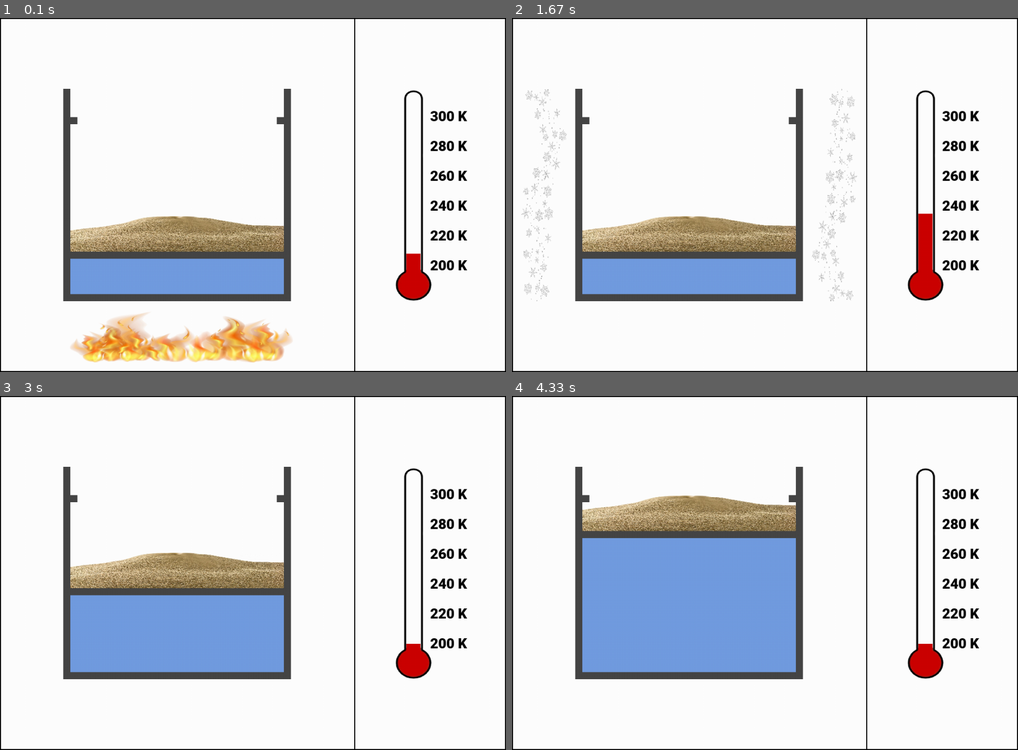
Above: before the commit, frames 1-4 (two rows, left to right).
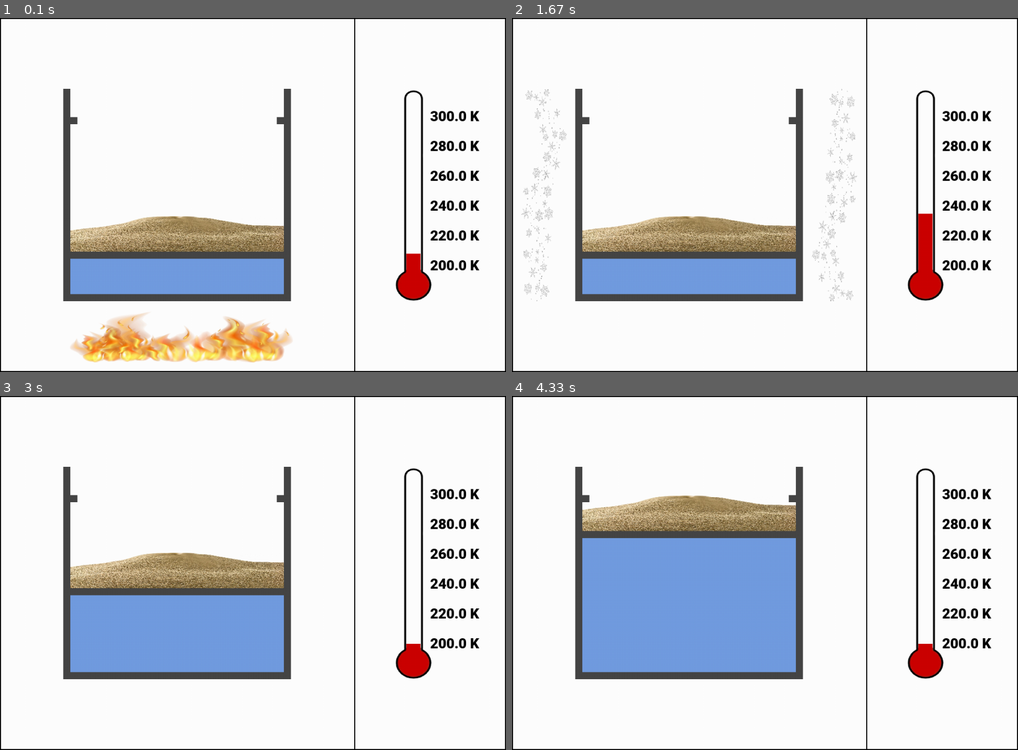
Above: after the commit, the same moments.

Repository: valerazykov/stat_phys_van-der-waals-gas
Game: pygame game, started from piston_example.py
The game is run twice, just before and just after one commit, with the same random seed, the same clock (stepped at 60 frames per second) and the same inputs.
Inputs:
- Up to frame 1 (0.1 s): no input
- Up to frame 2 (1.67 s): no input
- Up to frame 3 (3 s): no input
- Up to frame 4 (4.33 s): no input

The runs differ from the first frame. In frame 1, 0.5% of the frame differs, in the area x 89-95%, y 26-72%; in frame 2, 0.5%; in frame 3, 0.5%; in frame 4, 0.5%.

Commit message:
Update piston.py
температура

Diff:
--- a/piston.py
+++ b/piston.py
@@ -139,10 +139,10 @@
         for t in range(11):
             if t % 2 == 1:
                 continue
-            text_surface = self.my_font.render(str(round(self.limit_temp[0] +
+            text_surface = self.my_font.render(str(round((self.limit_temp[0] +
                                                          (self.limit_temp[1] -
                                                           self.limit_temp[0]) *
-                                                         t / 10)) + ' K',
+                                                         t / 10) * 10) / 10) + ' K',
                                                True, 'Black')
             self.screen.blit(text_surface,
                              (self.coor[0] + round(0.85 * self.coor[2]),
